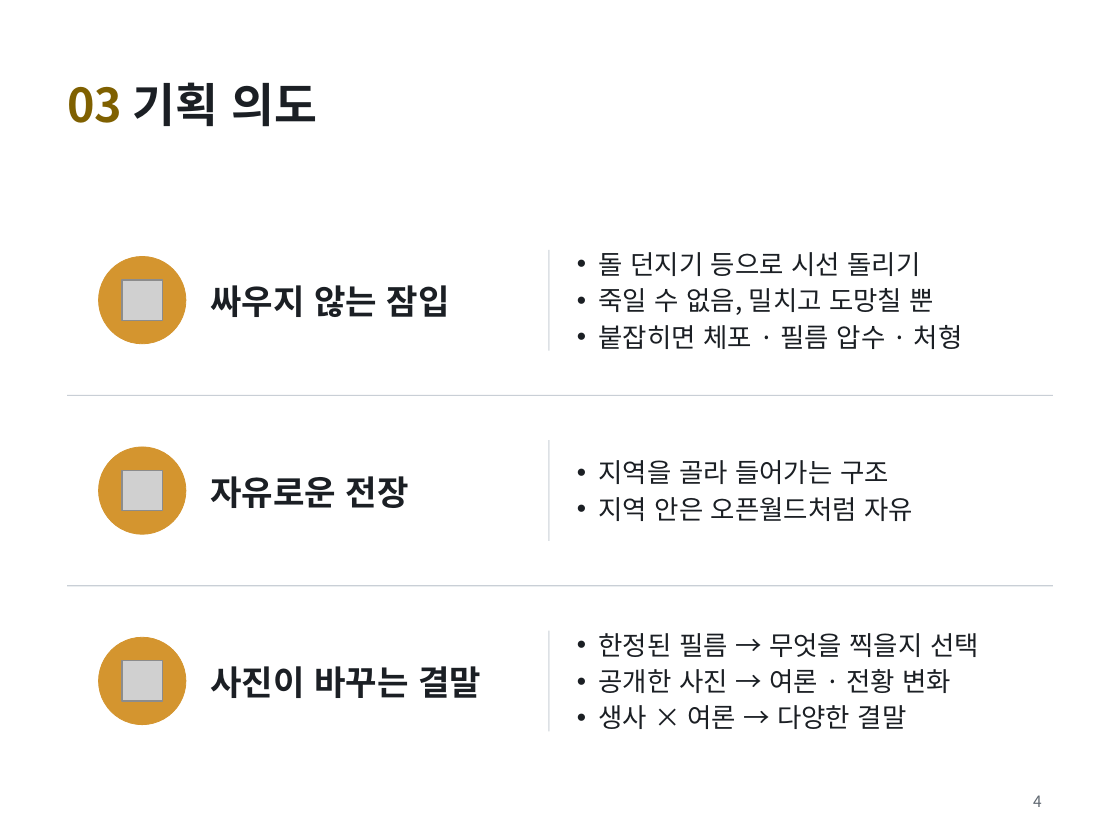
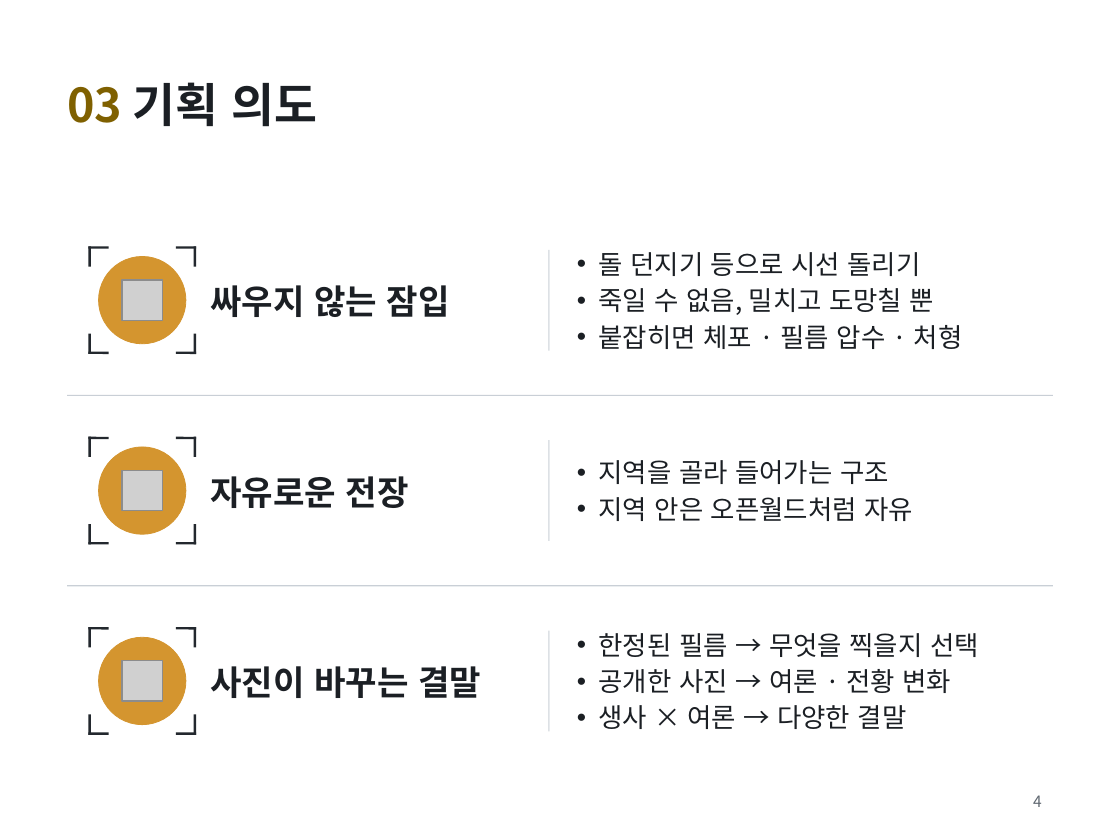
Before and after one commit to golgold/unitybasic, a slide deck: slide 4 of 기획/김민우_게임_FRAME UNDER FIRE.pptx. Drawn at 1120x840 pixels with LibreOffice and Linux fonts; fonts in the diff are those of the drawing; grey boxes stand for pictures. Boxes give left, top, right and bottom in pixels: in the first picture for what was removed or moved away, otherwise in the second. Text is boxed around its words. In the diff, an @@ line names an element or a change of style, - is before the commit and + after.

```diff
--- a/기획/김민우_게임_FRAME UNDER FIRE.pptx
+++ b/기획/김민우_게임_FRAME UNDER FIRE.pptx
@@ line added from (90, 248) to (108, 248), #23282E 1.5 pt @@
@@ line added from (90, 248) to (90, 265), #23282E 1.5 pt @@
@@ line added from (177, 248) to (195, 248), #23282E 1.5 pt @@
@@ line added from (195, 248) to (195, 265), #23282E 1.5 pt @@
@@ line added from (90, 353) to (108, 353), #23282E 1.5 pt @@
@@ line added from (90, 335) to (90, 353), #23282E 1.5 pt @@
@@ line added from (177, 353) to (195, 353), #23282E 1.5 pt @@
@@ line added from (195, 335) to (195, 353), #23282E 1.5 pt @@
@@ line added from (90, 438) to (108, 438), #23282E 1.5 pt @@
@@ line added from (90, 438) to (90, 456), #23282E 1.5 pt @@
@@ line added from (177, 438) to (195, 438), #23282E 1.5 pt @@
@@ line added from (195, 438) to (195, 456), #23282E 1.5 pt @@
@@ line added from (90, 525) to (90, 543), #23282E 1.5 pt @@
@@ line added from (195, 525) to (195, 543), #23282E 1.5 pt @@
@@ line added from (90, 543) to (108, 543), #23282E 1.5 pt @@
@@ line added from (177, 543) to (195, 543), #23282E 1.5 pt @@
@@ line added from (90, 628) to (108, 628), #23282E 1.5 pt @@
@@ line added from (90, 628) to (90, 646), #23282E 1.5 pt @@
@@ line added from (177, 628) to (195, 628), #23282E 1.5 pt @@
@@ line added from (195, 628) to (195, 646), #23282E 1.5 pt @@
@@ line added from (90, 716) to (90, 734), #23282E 1.5 pt @@
@@ line added from (195, 716) to (195, 734), #23282E 1.5 pt @@
@@ line added from (90, 734) to (108, 734), #23282E 1.5 pt @@
@@ line added from (177, 734) to (195, 734), #23282E 1.5 pt @@
```
Also in this commit, not shown: 7 other slides changed, 1 other file.
